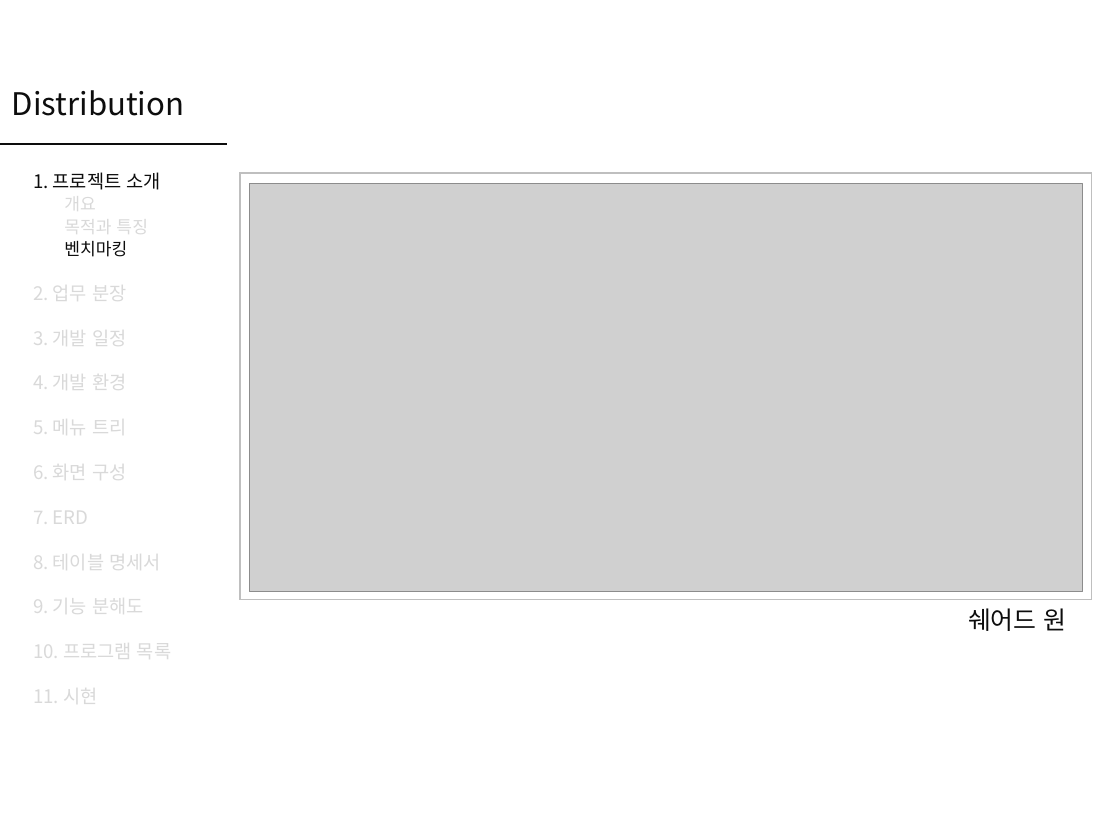
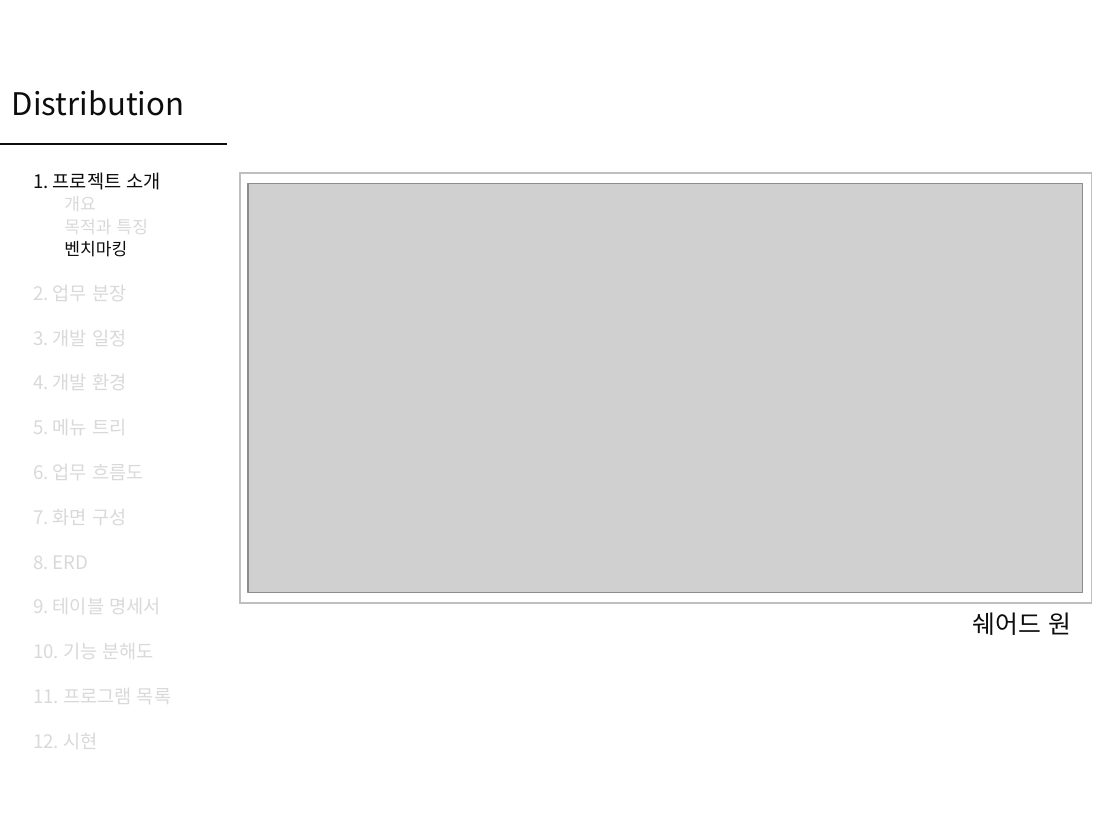
Before and after one commit to Peh9397/Distribution, a slide deck: slide 6 of Distribution.pptx. Drawn at 1120x840 pixels with LibreOffice and Linux fonts; fonts in the diff are those of the drawing; grey boxes stand for pictures. Boxes give left, top, right and bottom in pixels: in the first picture for what was removed or moved away, otherwise in the second. Text is boxed around its words. In the diff, an @@ line names an element or a change of style, - is before the commit and + after.

Commit message:
발표 ppt 파일 업로드 화면구성, 메뉴트리, 업무흐름도 추가

```diff
--- a/Distribution.pptx
+++ b/Distribution.pptx
@@ rectangle: place and size @@
-rectangle at box(240, 172, 1092, 599)
+rectangle at box(240, 172, 1092, 603)
@@ text at box(33, 458, 171, 754): text changed @@
-6. 화면 구성
-7. ERD
-8. 테이블 명세서
-9. 기능 분해도
-10. 프로그램 목록
-11. 시현
+6. 업무 흐름도
+7. 화면 구성
+8. ERD
+9. 테이블 명세서
+10. 기능 분해도
+11. 프로그램 목록
+12. 시현
@@ text "쉐어드 원": place and size @@
-text "쉐어드 원" at box(968, 608, 1067, 631)
+text "쉐어드 원" at box(973, 612, 1071, 635)
```
Also in this commit, not shown: 14 other slides changed, 6 slides added.
